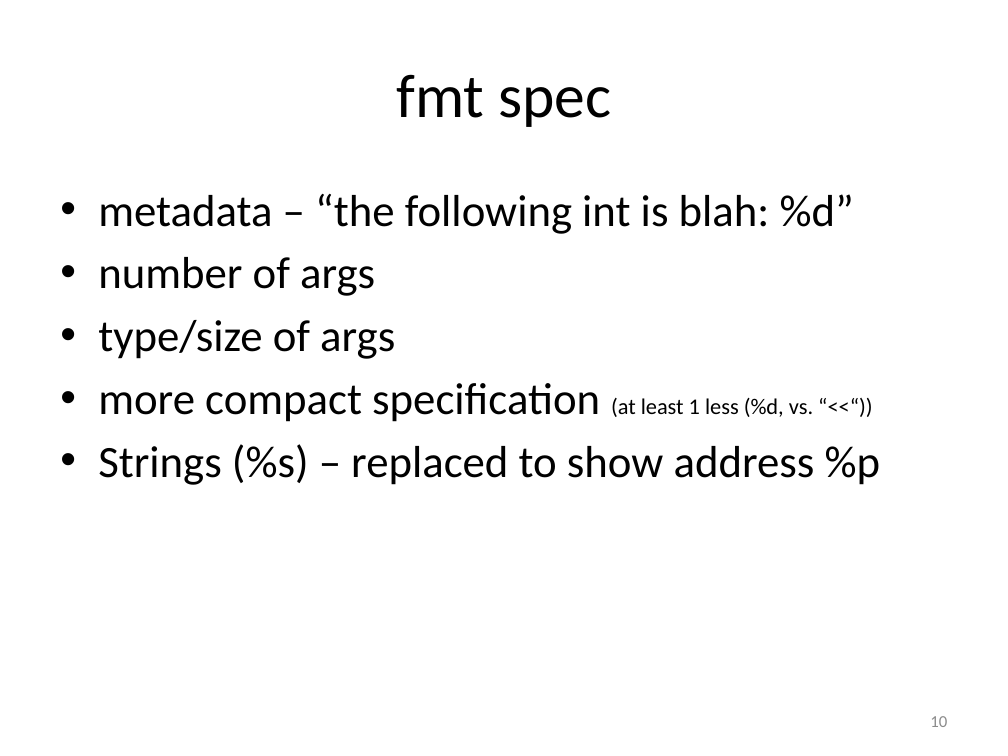
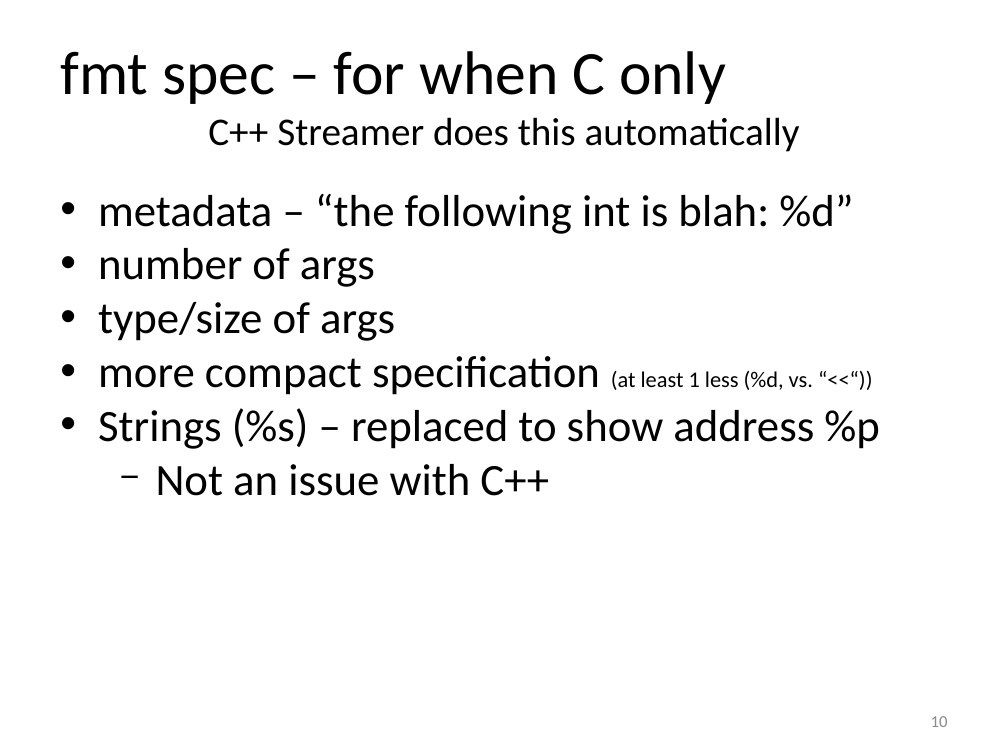
Before and after one commit to art-daq/trace, a slide deck: slide 10 of doc/trace.pptx. Drawn at 1008x756 pixels with LibreOffice and Linux fonts; fonts in the diff are those of the drawing. Boxes give left, top, right and bottom in pixels: in the first picture for what was removed or moved away, otherwise in the second. Text is boxed around its words. In the diff, an @@ line names an element or a change of style, - is before the commit and + after.

```diff
--- a/doc/trace.pptx
+++ b/doc/trace.pptx
@@ text at <box>60,51,800,152</box>: text changed; size 44 to 28 pt @@
-fmt spec
+fmt spec – for when C only
+C++ Streamer does this automatically
@@ text at <box>98,194,880,449</box>: indent changed; less space between paragraphs @@
@@ text at <box>156,464,549,496</box>: paragraph added @@
+  − Not an issue with C++
```
Also in this commit, not shown: 14 other slides changed, 30 other files.
